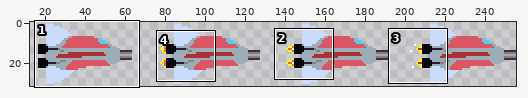
File history of a sprite sheet, sprites/sheet.png. Above, an overview of the earlier version with the close-up marked.
Close-up. Before:
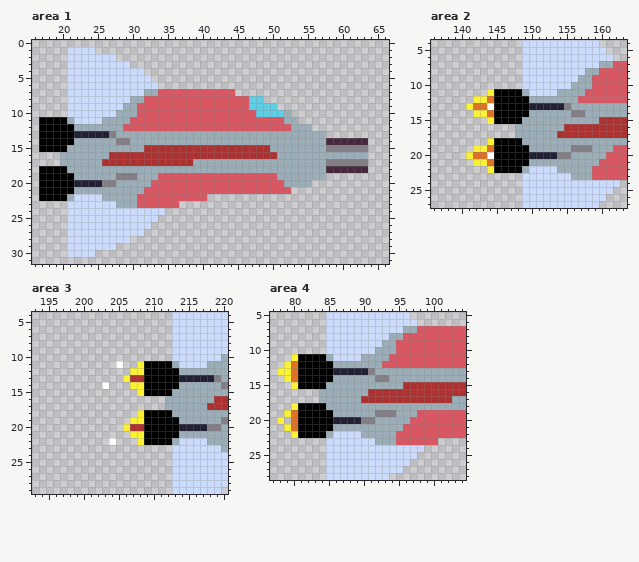
The file is 256x32 pixels. Shown: area 1: x 16..66, y 0..31; area 2: x 136..163, y 4..27; area 3: x 193..220, y 4..29; area 4: x 77..104, y 5..28. The wide view leaves out empty margins.
New version:
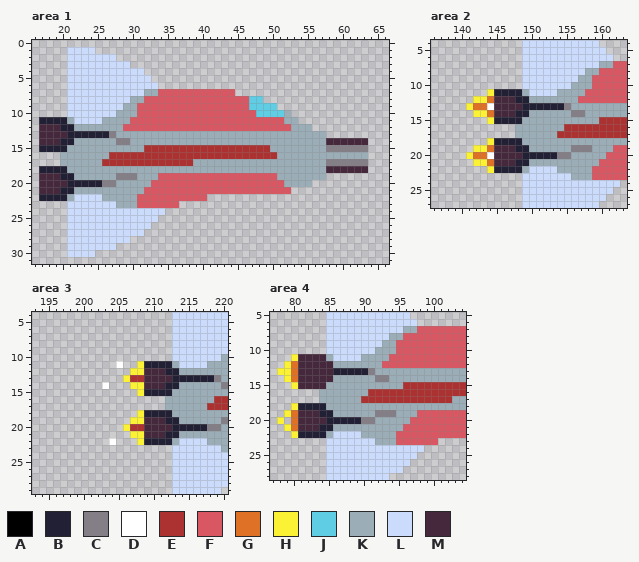
Palette (. is transparent): A #000000  B #222034  C #847e87  D #ffffff  E #ac3232  F #d95763  G #df7126  H #fbf236  J #5fcde4  K #9badb7  L #cbdbfc  M #45283c
Changes in this commit:
--- area 1
@@ x 16..23 @@
 10 .....LLL
-11 .AAAAKLL
-12 .AAAAAKK
-13 .AAAAABB
-14 .AAAAAKK
-15 .AAAAKKK
+11 .BBBBKLL
+12 .MMMBBKK
+13 .MMMMBBB
+14 .MMMBBKK
+15 .BBBBKKK
 16 ....KKKK
 17 ....KKKK
-18 .AAAAKKK
-19 .AAAAAKK
-20 .AAAAABB
-21 .AAAAAKK
-22 .AAAAKLL
+18 .BBBBKKK
+19 .MMMBBKK
+20 .MMMMBBB
+21 .MMMBBKK
+22 .BBBBKLL
 23 .....LLL
--- area 2
@@ x 143..151 @@
 10 ......LLL
-11 .HAAAAKLL
-12 HGAAAAAKK
-13 GDAAAAABB
-14 HGAAAAAKK
-15 .HAAAAKKK
+11 .HBBBBKLL
+12 HGMMMBBKK
+13 GDMMMMBBB
+14 HGMMMBBKK
+15 .HBBBBKKK
 16 .....KKKK
 17 .....KKKK
-18 .HAAAAKKK
-19 HGAAAAAKK
-20 GDAAAAABB
-21 HGAAAAAKK
-22 .HAAAAKLL
+18 .HBBBBKKK
+19 HGMMMBBKK
+20 GDMMMMBBB
+21 HGMMMBBKK
+22 .HBBBBKLL
 23 ......LLL
--- area 3
@@ x 207..215 @@
 10 ......LLL
-11 .HAAAAKLL
-12 HHAAAAAKK
-13 EEAAAAABB
-14 HHAAAAAKK
-15 .HAAAAKKK
+11 .HBBBBKLL
+12 HHMMMBBKK
+13 EEMMMMBBB
+14 HHMMMBBKK
+15 .HBBBBKKK
 16 .....KKKK
 17 .....KKKK
-18 .HAAAAKKK
-19 HHAAAAAKK
-20 EEAAAAABB
-21 HHAAAAAKK
-22 .HAAAAKLL
+18 .HBBBBKKK
+19 HHMMMBBKK
+20 EEMMMMBBB
+21 HHMMMBBKK
+22 .HBBBBKLL
 23 ......LLL
--- area 4
@@ x 79..87 @@
 10 ......LLL
-11 .HAAAAKLL
-12 HGAAAAAKK
-13 HGAAAAABB
-14 HGAAAAAKK
-15 .HAAAAKKK
+11 .HMMMMKLL
+12 HGMMMMMKK
+13 HGMMMMMBB
+14 HGMMMMMKK
+15 .HMMMMKKK
 16 .....KKKK
 17 .....KKKK
-18 .HAAAAKKK
-19 HGAAAAAKK
-20 .GAAAAABB
-21 HGAAAAAKK
-22 .HAAAAKLL
+18 .HBBBBKKK
+19 HGMMMBBKK
+20 .GMMMMBBB
+21 HGMMMBBKK
+22 .HBBBBKLL
 23 ......LLL
